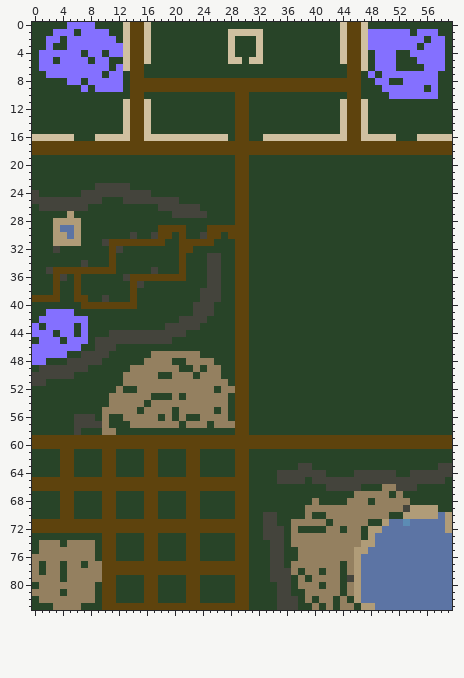
One commit to this sprite sheet: iris-japan-p4/map.png. The picture above was drawn from the file before the commit.
The file is 60x84 pixels.
The same view after the edit:
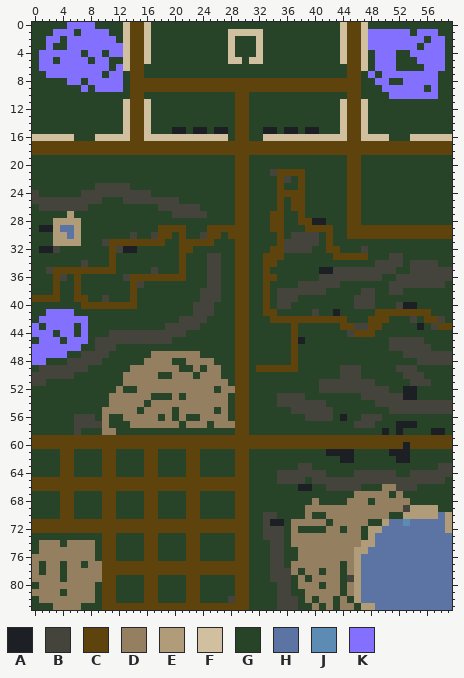
Palette (. is transparent): A #1c2024  B #44443c  C #5e430d  D #948060  E #b09c78  F #d0c0a0  G #284428  H #5c74a4  J #5c8cb4  K #8470ff
The edit:
Changed rows in their new state; - is an unchanged pixel.
first column x 1:
15 -------------------AA-AA-AA-----AA-AA-AA-------------------
16 --------------------------------------------------G--F-----
19 --------------------------------------------CC-------------
20 --------------------------------------------CC-------------
21 ---------------------------------BCCCC------CC-------------
22 ----------------------------------CB-C------CC-------------
23 ----------------------------------C--C------CC-------------
24 ----------------------------------CCCC------CC-------------
25 ----------------------------------C-CC------CC-------------
26 ----------------------------------C-CC------CC-------------
27 ---------------------------------CC--C------CC-------------
28 ---------------------------------CC--CCAA---CC-------------
29 AA-------------------------------CC---CCCC--CCCCCCCCCCCCCCC
30 ----------------------------------C-BBBB-C--CCCCCCCCCCCCCCC
31 ----------------------------------CBBBBB-C-----------------
32 AA----------AA-------------------CCBBBB--CC---B------------
33 --------------------------------CCC-------CCCCC---BB-------
34 --------------------------------CC--------------BBBB-BBBB--
35 --------------------------------C-------AABBBBBBBBB--BBBBBB
36 --------------------------------CC------BBBBBBBBB--BBBBBBBB
37 --------------------------------C----BBBBBB-------BBBBBBBB-
38 --------------------------------C-BBBBBBB-----BB--BB-------
39 --------------------------------C-BBB--------BBB-----------
40 --------------------------------C-BB---------BBB---BAA-----
41 --------------------------------CC-----B--A-----CCCCCCCC---
42 ---------------------------------CCCCCCCCCCC---CCC---B-CCB-
43 ------------------------------------C------CCBBCC-----A-BCC
44 ------------------------------------C-------BCCC-----------
45 ------------------------------------CA------------BBBBB----
46 ------------------------------------C-------------BBBBBB---
47 ------------------------------------C---------------BBBBBBB
48 ------------------------------------C-----------------BBBBB
49 -------------------------------CCCCCC------BBB-----BBB-----
50 -------------------------------------------BBB------BBB----
51 ----------------------------------------BBBBBBBB-----BBB---
52 ----------------------------------------BBBBBBBBBB--AA-----
53 ----------------------------------BBBB--------BBBBBBAA-----
54 ----------------------------------BBBBBBB-------BBBBBBBBBBB
55 ------------------------------------BBBBBB--------BBBBBBBBB
56 --------------------------------------BBBB-A--BBB----------
57 ---------------------------------------------BBB---AAA-----
58 -------------------------------------------------A-A----AA-
60 ----------------------------------------------------A------
61 -----------------------------------------AAAA-----AAA------
62 -------------------------------------------AA------AA------
first column x 38:
66 AA
first column x 34:
71 AA
first column x 28:
82 B
